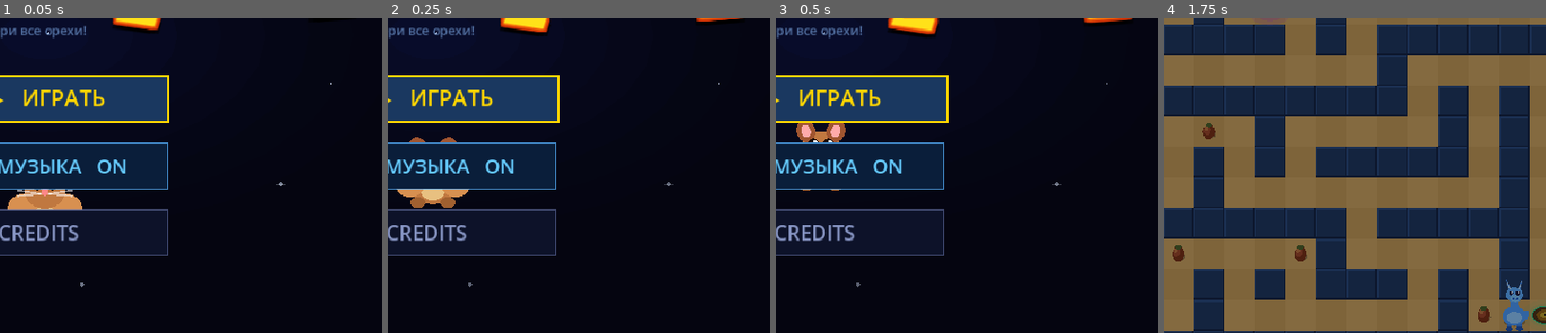
Above: before the commit, frames 1-4 (left to right).
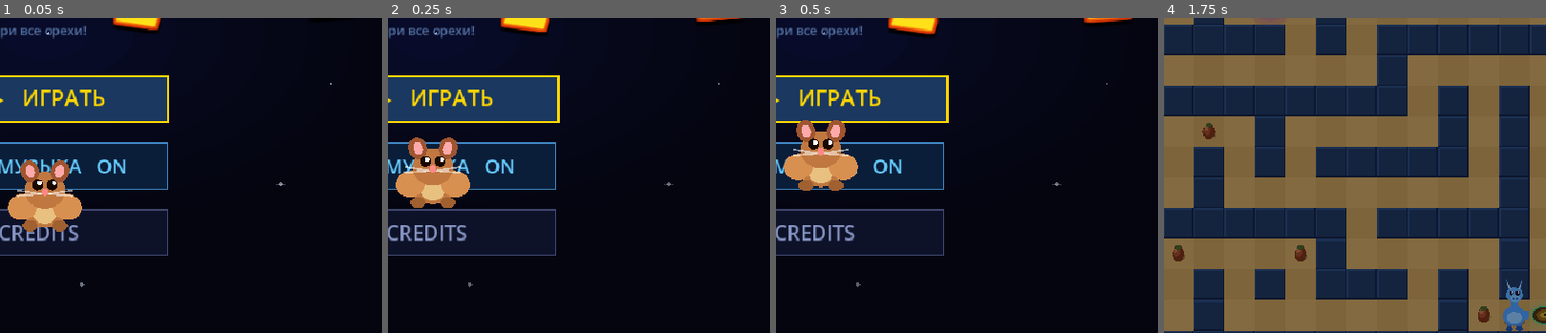
Above: after the commit, the same moments.

Repository: AndriiDiabolus/Diabolus-repository-Godot4-hamster-maze
Game: Godot game, scene res://scenes/Main.tscn
The game is run twice, just before and just after one commit, with the same random seed, the same clock (stepped at 60 frames per second) and the same inputs.
Inputs (mouse positions are % of the whole screen's width and height, from its top left):
- Up to frame 1 (0.05 s): no input
- Up to frame 2 (0.25 s): no input
- Up to frame 3 (0.5 s): no input
- Up to frame 4 (1.75 s): tap Enter at 0.5, 0.6 s; move the mouse to (72, 45) at 0.52 s; hold D 0.53-1.25 s; click (72, 45) at 0.67 s; tap Space at 0.77 s; drag from (30, 55) to (45, 70) at 1.27 s
The pictures show only the part of the screen within x 44-94%, y 38-88%; the shares and areas given below are measured in that part.

The runs differ from the first frame. In frame 1, 1.8% of the frame differs, in the area x 2-22%, y 45-68%; in frame 2, 2.1%; in frame 3, 2.2%, in the area x 2-22%, y 32-55%; in frame 4, nothing differs.

Commit message:
feat: menu chase — alternating pairs, 1-hamster gap, chars over buttons
- Chase animation: big pair (sc=2.2) runs first, then small (sc=1.2) — alternating,
  not simultaneous. Cycle = 340 + 260 frames.
- Gap between hamster and llama = 1 hamster body width:
  big pair 88px (40 * 2.2), small pair 48px (40 * 1.2)
- _draw_menu_anim() moved AFTER buttons so characters render on top,
  fully visible regardless of button background opacity
- Restored opaque button backgrounds (visual clarity of menu text)
- Dust spawner updated for alternating cycle logic

Co-Authored-By: Claude Sonnet 4.6 <noreply@anthropic.com>

Diff:
--- a/scripts/main.gd
+++ b/scripts/main.gd
@@ -825,9 +825,6 @@
 	draw_string(font, Vector2(cx - 90, 300.0), "Собери все орехи!",
 		HORIZONTAL_ALIGNMENT_LEFT, -1, 15, Color(0.55, 0.75, 1.0, 0.55))
 
-	# Анимация меню — рисуется под кнопками
-	_draw_menu_anim()
-
 	# ── Buttons ────────────────────────────────────────────────────────
 	var bw: float = 290.0
 	var bh: float = 54.0
@@ -902,6 +899,9 @@
 		draw_string(font, Vector2(cx - 40, 600), "Загрузка...",
 			HORIZONTAL_ALIGNMENT_LEFT, -1, 13, Color(1, 1, 1, 0.25))
 
+	# Анимация меню — рисуется ПОВЕРХ кнопок
+	_draw_menu_anim()
+
 
 # ── Menu animation: dust spawner ──────────────────────────────────────
 func _menu_add_dust() -> void:
@@ -918,18 +918,21 @@
 		_menu_dust.append({x=lx + 28.0, y=488.0, r=6.0 + randf() * 3.0, life=16, max_life=16})
 	elif t >= MENU_INTRO_DUR:
 		var lt: int = t - MENU_INTRO_DUR
-		# Большая дорожка (sc=2.2, cy=460, ноги на 460+26=486)
 		var p1: int = 340
-		var t1: int = lt % p1
-		if t1 > 0 and t1 < p1 - 5:
-			var hx1: float = -80.0 + float(t1) / float(p1) * float(C.W + 160)
-			_menu_dust.append({x=hx1 - 32.0, y=484.0, r=7.0 + randf() * 3.0, life=18, max_life=18})
-		# Малая дорожка (sc=1.2, cy=420, ноги на 420+14=434)
 		var p2: int = 260
-		var t2: int = lt % p2
-		if t2 > 0 and t2 < p2 - 5:
-			var hx2: float = float(C.W) + 80.0 - float(t2) / float(p2) * float(C.W + 160.0)
-			_menu_dust.append({x=hx2 + 20.0, y=432.0, r=4.0 + randf() * 2.0, life=12, max_life=12})
+		var cycle: int = p1 + p2
+		var phase: int = lt % cycle
+		if phase < p1:
+			# Большая дорожка (sc=2.2, cy=455, ноги на ~481)
+			if phase > 0 and phase < p1 - 5:
+				var hx1: float = -80.0 + float(phase) / float(p1) * float(C.W + 160)
+				_menu_dust.append({x=hx1 - 30.0, y=480.0, r=7.0 + randf() * 3.0, life=18, max_life=18})
+		else:
+			# Малая дорожка (sc=1.2, cy=425, ноги на ~439)
+			var t2: int = phase - p1
+			if t2 > 0 and t2 < p2 - 5:
+				var hx2: float = float(C.W) + 80.0 - float(t2) / float(p2) * float(C.W + 160.0)
+				_menu_dust.append({x=hx2 + 20.0, y=437.0, r=4.0 + randf() * 2.0, life=12, max_life=12})
 
 
 # ── Menu animation: main dispatcher ───────────────────────────────────
@@ -1050,35 +1053,39 @@
 
 # ── Menu animation: looping chase ─────────────────────────────────────
 func _draw_menu_chase(lt: int) -> void:
-	# Малая дорожка (дальше): право→лево, синяя лама, sc=1.2
-	var p2: int = 260
-	var t2: int = lt % p2
-	var hx2: float = float(C.W) + 80.0 - float(t2) / float(p2) * float(C.W + 160.0)
-	var cy2: float = 420.0
-	var sc2: float = 1.2
-	var bob2: float = sin(float(lt) * 0.18) * 4.0
-
-	draw_set_transform(Vector2(hx2 + 38.0, cy2 + bob2), 0.0, Vector2(sc2, sc2))
-	_draw_llama(0, 0, "chase", false)
-	draw_set_transform(Vector2.ZERO, 0.0, Vector2.ONE)
-	draw_set_transform(Vector2(hx2, cy2 + bob2), 0.0, Vector2(sc2, sc2))
-	_draw_hamster(0, 0, false)
-	draw_set_transform(Vector2.ZERO, 0.0, Vector2.ONE)
-
-	# Большая дорожка (ближе): лево→право, красная лама, sc=2.2
-	var p1: int = 340
-	var t1: int = lt % p1
-	var hx1: float = -80.0 + float(t1) / float(p1) * float(C.W + 160.0)
-	var cy1: float = 460.0
-	var sc1: float = 2.2
-	var bob1: float = sin(float(lt) * 0.22) * 8.0
-
-	draw_set_transform(Vector2(hx1 - 72.0, cy1 - 5.0 + bob1), 0.0, Vector2(-sc1, sc1))
-	_draw_llama(0, 0, "chase", true)
-	draw_set_transform(Vector2.ZERO, 0.0, Vector2.ONE)
-	draw_set_transform(Vector2(hx1, cy1 + bob1), 0.0, Vector2(-sc1, sc1))
-	_draw_hamster(0, 0, false)
-	draw_set_transform(Vector2.ZERO, 0.0, Vector2.ONE)
+	# Чередование: сначала большая пара, потом маленькая
+	var p1: int = 340  # кадров — большая дорожка
+	var p2: int = 260  # кадров — малая дорожка
+	var cycle: int = p1 + p2
+	var phase: int = lt % cycle
+
+	if phase < p1:
+		# Большая дорожка: лево→право, красная лама, sc=2.2
+		var hx1: float = -80.0 + float(phase) / float(p1) * float(C.W + 160.0)
+		var cy1: float = 455.0
+		var sc1: float = 2.2
+		var bob1: float = sin(float(lt) * 0.22) * 8.0
+		# Лама сзади (gap = ширина хомяка при sc=2.2: 40*2.2=88px)
+		draw_set_transform(Vector2(hx1 - 88.0, cy1 - 5.0 + bob1), 0.0, Vector2(-sc1, sc1))
+		_draw_llama(0, 0, "chase", true)
+		draw_set_transform(Vector2.ZERO, 0.0, Vector2.ONE)
+		draw_set_transform(Vector2(hx1, cy1 + bob1), 0.0, Vector2(-sc1, sc1))
+		_draw_hamster(0, 0, false)
+		draw_set_transform(Vector2.ZERO, 0.0, Vector2.ONE)
+	else:
+		# Малая дорожка: право→лево, синяя лама, sc=1.2
+		var t2: int = phase - p1
+		var hx2: float = float(C.W) + 80.0 - float(t2) / float(p2) * float(C.W + 160.0)
+		var cy2: float = 425.0
+		var sc2: float = 1.2
+		var bob2: float = sin(float(lt) * 0.18) * 4.0
+		# Лама сзади (gap = ширина хомяка при sc=1.2: 40*1.2=48px)
+		draw_set_transform(Vector2(hx2 + 48.0, cy2 + bob2), 0.0, Vector2(sc2, sc2))
+		_draw_llama(0, 0, "chase", false)
+		draw_set_transform(Vector2.ZERO, 0.0, Vector2.ONE)
+		draw_set_transform(Vector2(hx2, cy2 + bob2), 0.0, Vector2(sc2, sc2))
+		_draw_hamster(0, 0, false)
+		draw_set_transform(Vector2.ZERO, 0.0, Vector2.ONE)
 
 
 # ── Credits screen ─────────────────────────────────────────────────────
